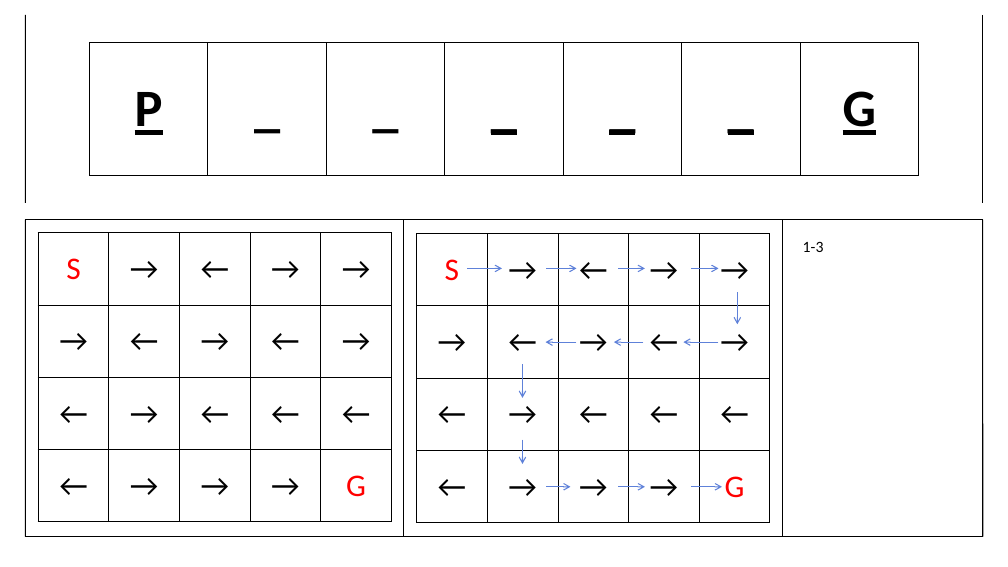
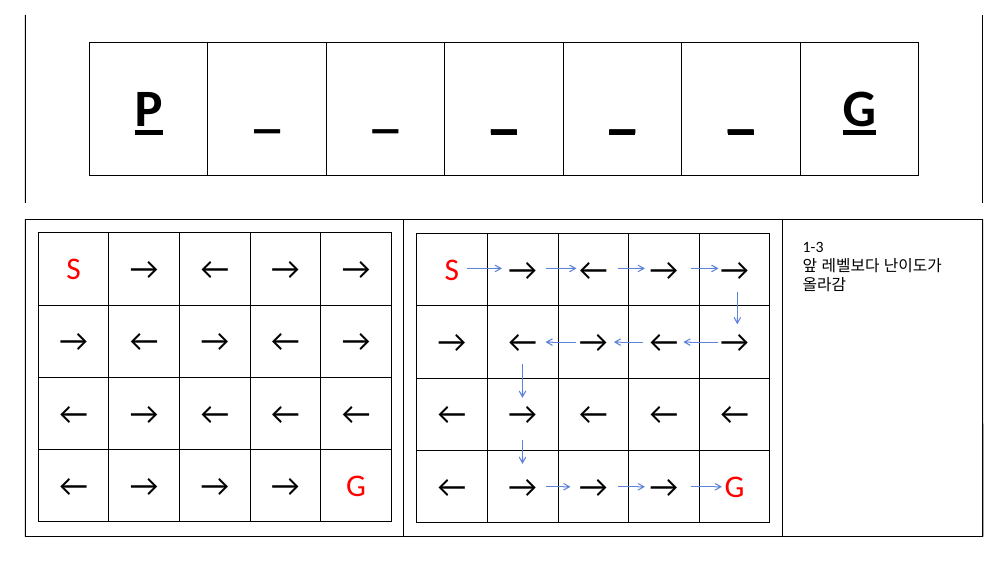
Before and after one commit to BSF0124/Brain-Control, a slide deck: slide 5 of etc/레벨디자인.pptx (slide 3 before the commit). Drawn at 1008x567 pixels with LibreOffice and Linux fonts; fonts in the diff are those of the drawing. Boxes give left, top, right and bottom in pixels: in the first picture for what was removed or moved away, otherwise in the second. Text is boxed around its words. In the diff, an @@ line names an element or a change of style, - is before the commit and + after.

Commit message:
2024.02.01
1-2, 1-3, 1-4 레벨 구현 완료, StageManager 수정, 재시작시 클리어 bool값 리셋

```diff
--- a/etc/레벨디자인.pptx
+++ b/etc/레벨디자인.pptx
@@ text at box(803, 258, 942, 292): paragraph added @@
+앞 레벨보다 난이도가 올라감
```
Also in this commit, not shown: 2 other slides changed, 5 slides added, 16 other files.
